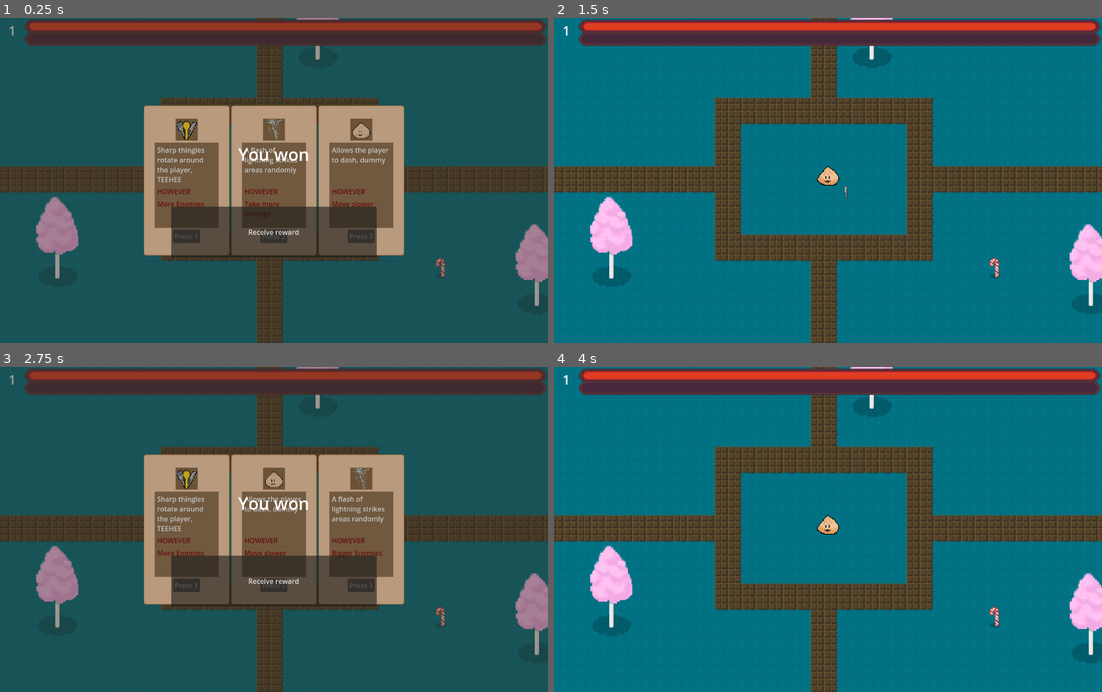
Above: before the commit, frames 1-4 (two rows, left to right).
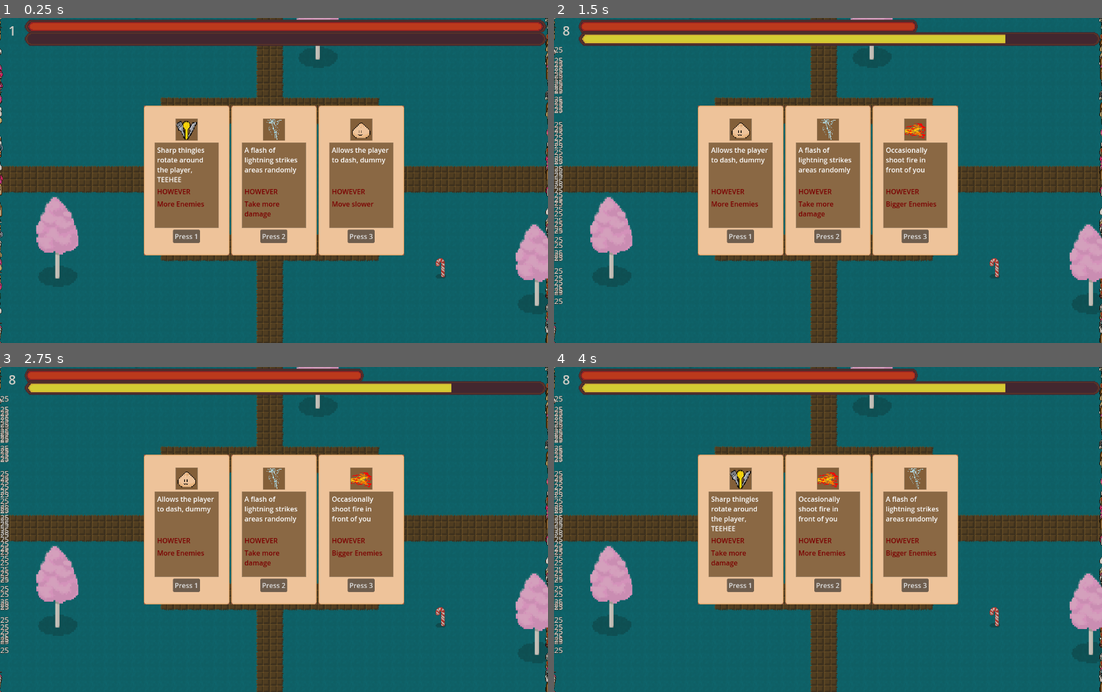
Above: after the commit, the same moments.

Repository: SteamedKoko/Gluttony
Game: Godot game, scene res://scenes/arena/arena.tscn
Two runs of this game, one before a commit and one after it. Both use one fixed random seed, a clock stepped at 60 frames per second and the inputs below.
Inputs (mouse positions are in pixels of both pictures, inside the frame that each line leads up to):
- Up to frame 1 (0.25 s): no input
- Up to frame 2 (1.5 s): click (828, 232) at 0.5 s, where only the run before the commit has a clickable "Receive reward"; click "Press 1" at 1.25 s
- Up to frame 3 (2.75 s): tap Enter at 2 s; hold F (right) from 2.03 s (still down); hold Enter from 2.03 s (still down)
- Up to frame 4 (4 s): release F (right) at 2.75 s; release Enter at 2.75 s; click "Press 2" at 2.75 s; click "Press 3" at 3.5 s

The runs differ from the first frame. In frame 1, 26% of the frame differs, in the area x 0-100%, y 0-100%; in frame 2, 88%; in frame 3, 29%; in frame 4, 88%.

Commit message:
buncha new bugs

Diff:
--- a/components/skill_manager/skill_manager.gd
+++ b/components/skill_manager/skill_manager.gd
@@ -3,6 +3,11 @@
 
 var monster_speed_multiplyer = 1
 var monster_scale_multiplyer = 1
+
+func _ready() -> void:
+	for i in range(20):
+		add_skill(skills.FIRE)
+		add_skill(skills.LIGHTNING)
 
 enum skills {
 	# AURA, #todo
--- /dev/null
+++ b/default_bus_layout.tres
@@ -0,0 +1,15 @@
+[gd_resource type="AudioBusLayout" format=3 uid="uid://bm7f3f44tgswl"]
+
+[resource]
+bus/1/name = &"Music"
+bus/1/solo = false
+bus/1/mute = false
+bus/1/bypass_fx = false
+bus/1/volume_db = 0.0
+bus/1/send = &"Master"
+bus/2/name = &"Sfx"
+bus/2/solo = false
+bus/2/mute = false
+bus/2/bypass_fx = false
+bus/2/volume_db = 0.0
+bus/2/send = &"Master"
--- a/entities/monsters/base_monster.gd
+++ b/entities/monsters/base_monster.gd
@@ -30,8 +30,8 @@
 		var direction = (GameManager.player.global_position - global_position).normalized()
 		velocity = velocity.move_toward(direction * move_speed, acceleration * delta)
 
-	if soft_collision and soft_collision.is_colliding():
-		velocity += soft_collision.get_push_vector() * delta * push_strength
+	# if soft_collision and soft_collision.is_colliding():
+	# 	velocity += soft_collision.get_push_vector() * delta * push_strength
 
 	velocity.x = clamp(velocity.x, -move_speed * move_speed_mult, move_speed * move_speed_mult)
 	velocity.y = clamp(velocity.y, -move_speed * move_speed_mult, move_speed * move_speed_mult)
--- a/entities/monsters/sudo.tscn
+++ b/entities/monsters/sudo.tscn
@@ -92,6 +92,7 @@
 
 [node name="DamageDisplay" parent="." instance=ExtResource("7_30gfk")]
 position = Vector2(-16.565, -9.08)
+scale = Vector2(2, 2)
 
 [node name="HealthBar" parent="." node_paths=PackedStringArray("health") instance=ExtResource("8_oneuf")]
 custom_minimum_size = Vector2(204.97, 88.515)
--- a/entities/player/player.gd
+++ b/entities/player/player.gd
@@ -38,8 +38,6 @@
 func _ready():
 	# health.health = 1
 	health.health_depleted.connect(_on_health_health_delpleted)
-	# for i in range(10):
-	# 	GlobalSkillManager.add_skill(GlobalSkillManager.skills.FIRE)
 	pass
 
 func level_up():
@@ -80,5 +78,4 @@
 
 
 func _on_health_health_delpleted() -> void:
-	print('depleted')
 	GameManager.game_over()
--- /dev/null
+++ b/globals/MusicPlayer.tscn
@@ -0,0 +1,23 @@
+[gd_scene load_steps=5 format=3 uid="uid://bgncdq8kvpbh8"]
+
+[ext_resource type="Script" uid="uid://kbc5i4ki4y8x" path="res://globals/music_player.gd" id="1_pj1n4"]
+[ext_resource type="AudioStream" uid="uid://bstm4oe7gyywp" path="res://music/mega.mp3" id="1_xq43w"]
+[ext_resource type="AudioStream" uid="uid://dr87pjti1ns1o" path="res://music/gym.mp3" id="2_pj1n4"]
+
+[sub_resource type="AudioStreamInteractive" id="AudioStreamInteractive_24ffr"]
+clip_count = 2
+clip_0/name = &"Main"
+clip_0/stream = ExtResource("2_pj1n4")
+clip_0/auto_advance = 0
+clip_1/name = &"Post"
+clip_1/stream = ExtResource("1_xq43w")
+clip_1/auto_advance = 0
+
+[node name="MusicPlayer" type="Node"]
+process_mode = 3
+script = ExtResource("1_pj1n4")
+
+[node name="AudioStreamPlayer" type="AudioStreamPlayer" parent="."]
+stream = SubResource("AudioStreamInteractive_24ffr")
+autoplay = true
+bus = &"Music"
--- a/globals/game_manager.gd
+++ b/globals/game_manager.gd
@@ -40,9 +40,13 @@
 }
 
 func _ready() -> void:
+	#TODO fix post and pausing all busted up with menus
 	load_up_shiat()
-	game_win()
-
+	load_test()
+
+func load_test() -> void:
+	for i in range(600):
+		_spawn_monster()
 
 func load_up_shiat():
 	spawner = spawner_resource.instantiate()
@@ -59,6 +63,7 @@
 	batch_spawn_timer.autostart = true
 	batch_spawn_timer.timeout.connect(_spawn_batch_monsters)
 	add_child(batch_spawn_timer)
+	unpause()
 
 func pause():
 	get_tree().paused = true
@@ -70,14 +75,14 @@
 		get_tree().paused = false
 
 func game_over():
-	var gover: Control = get_tree().get_first_node_in_group("GameOver")
+	var gover: GameOverMenu = get_tree().get_first_node_in_group("GameOver")
 	pause()
-	gover.visible = true
+	gover.show_menu()
 
 func game_win():
 	pause()
 	#clear minions, play the scene and continue with bosses
-	var gwin: Control = get_tree().get_first_node_in_group("GameWin")
+	var gwin: GameWinMenu = get_tree().get_first_node_in_group("GameWin")
 	for child in spawner.get_children():
 		child.queue_free()
 
@@ -86,7 +91,7 @@
 	general_spawn_timer.timeout.connect(_spawn_random_boss)
 	batch_spawn_timer.timeout.connect(_spawn_batch_bosses)
 
-	gwin.visible = true
+	gwin.show_menu()
 
 func continue_boss_mode():
 	unpause()
@@ -111,6 +116,9 @@
 
 
 func _spawn_batch_monsters():
+	if spawner.get_children().size() > max_monsters_to_spawn:
+		return
+
 	var positions = _get_batch_positions()
 	for position in positions:
 		var sprite_enum = GlobalSpriteAssets.get_random_monster_enum()
@@ -143,7 +151,11 @@
 	return positions
 
 
+var max_monsters_to_spawn: int = 500
+
 func _spawn_monster():
+	if spawner.get_children().size() > max_monsters_to_spawn:
+		return
 	var location: Vector2 = _get_spawn_location()
 	spawner._spawn_random_monster(location)
 
@@ -174,7 +186,7 @@
 
 func _spawn_main_boss(boss_resource: Resource):
 	var spawned_boss = _spawn_boss(boss_resource)
-	spawned_boss.boss_died.connect(game_win())
+	spawned_boss.boss_died.connect(game_win)
 
 func _spawn_random_boss():
 	var boss = [sudo_resource, sudo_resource, kok_resource].pick_random()
--- /dev/null
+++ b/globals/music_player.gd
@@ -0,0 +1,21 @@
+extends Node
+
+@onready var audio_player: AudioStreamPlayer = $AudioStreamPlayer
+
+enum tracks {
+	MAIN,
+	POST
+}
+
+func _ready() -> void:
+	audio_player.play()
+
+func change_track(track: tracks):
+	var to_play = 'Main'
+	match track:
+		tracks.MAIN:
+			to_play = 'Main'
+		tracks.POST:
+			to_play = 'Post'
+
+	audio_player['parameters/switch_to_clip'] = to_play
--- /dev/null
+++ b/music/default_bus_template.tres
@@ -0,0 +1,20 @@
+[gd_resource type="AudioBusLayout" load_steps=2 format=3 uid="uid://dpk6ms0h86yyu"]
+
+[sub_resource type="AudioEffectFilter" id="AudioEffectFilter_s7r4m"]
+resource_name = "Filter"
+
+[resource]
+bus/1/name = &"Music"
+bus/1/solo = false
+bus/1/mute = false
+bus/1/bypass_fx = false
+bus/1/volume_db = 0.0
+bus/1/send = &"Master"
+bus/1/effect/0/effect = SubResource("AudioEffectFilter_s7r4m")
+bus/1/effect/0/enabled = true
+bus/2/name = &"Sfx"
+bus/2/solo = false
+bus/2/mute = false
+bus/2/bypass_fx = false
+bus/2/volume_db = 0.0
+bus/2/send = &"Master"
--- a/project.godot
+++ b/project.godot
@@ -20,6 +20,7 @@
 GameManager="*res://globals/game_manager.gd"
 GlobalSpriteAssets="*res://globals/global_sprite_assets.gd"
 DamageNumber="*res://globals/damage_number.gd"
+MusicPlayer="*res://globals/MusicPlayer.tscn"
 
 [display]
 
--- /dev/null
+++ b/scenes/arena/arena.gd
@@ -0,0 +1,4 @@
+extends Node2D
+
+func _ready() -> void:
+	MusicPlayer.change_track(MusicPlayer.tracks.MAIN)
--- a/scenes/arena/arena.tscn
+++ b/scenes/arena/arena.tscn
@@ -1,5 +1,6 @@
-[gd_scene load_steps=9 format=4 uid="uid://gwslf667jj30"]
+[gd_scene load_steps=10 format=4 uid="uid://gwslf667jj30"]
 
+[ext_resource type="Script" uid="uid://0u84gnd3ecb5" path="res://scenes/arena/arena.gd" id="1_6w4xk"]
 [ext_resource type="TileSet" uid="uid://cm8jf80i4ndxv" path="res://scenes/tileset/overworld.tres" id="1_asdgj"]
 [ext_resource type="PackedScene" uid="uid://cetseqdkeuyvr" path="res://entities/player/player.tscn" id="3_5tue2"]
 [ext_resource type="PackedScene" uid="uid://co6ketbnvk6rd" path="res://ui/level_up_menu/level_up_menu.tscn" id="4_aj7ud"]
@@ -11,6 +12,7 @@
 
 [node name="Arena" type="Node2D" groups=["Stage"]]
 y_sort_enabled = true
+script = ExtResource("1_6w4xk")
 
 [node name="Player" parent="." instance=ExtResource("3_5tue2")]
 position = Vector2(1610, 1667)
@@ -34,11 +36,11 @@
 
 [node name="LevelUpMenu" parent="Popup" instance=ExtResource("4_aj7ud")]
 
-[node name="GameOver" parent="Popup" groups=["GameOver"] instance=ExtResource("4_u52cf")]
+[node name="GameOver" parent="Popup" instance=ExtResource("4_u52cf")]
 process_mode = 3
 z_index = 10
 
-[node name="GameWin" parent="Popup" instance=ExtResource("5_ii07k")]
+[node name="GameWin" parent="Popup" groups=["GameWin"] instance=ExtResource("5_ii07k")]
 
 [node name="HUD" type="CanvasLayer" parent="."]
 process_mode = 3
--- a/ui/game_finish/game_over.gd
+++ b/ui/game_finish/game_over.gd
@@ -1,12 +1,23 @@
+class_name GameOverMenu
 extends Control
 
 func _ready() -> void:
+	hide_menu()
+
+func show_menu() -> void:
+	visible = true
+	$ColorRect/MarginContainer/VBoxContainer/Button.disabled = false
+
+
+func hide_menu() -> void:
 	visible = false
+	$ColorRect/MarginContainer/VBoxContainer/Button.disabled = true
 
 func _on_button_pressed() -> void:
-	print('pressed')
 	GameManager.restart()
+	hide_menu()
+
 
 func _process(_delta: float) -> void:
-	if Input.is_key_pressed(KEY_ENTER):
+	if Input.is_key_pressed(KEY_ENTER) and visible:
 		GameManager.restart()
--- a/ui/game_finish/game_over.tscn
+++ b/ui/game_finish/game_over.tscn
@@ -2,7 +2,7 @@
 
 [ext_resource type="Script" uid="uid://6guhnd5u6dsd" path="res://ui/game_finish/game_over.gd" id="1_ns3eh"]
 
-[node name="GameOver" type="Control"]
+[node name="GameOver" type="Control" groups=["GameOver"]]
 layout_mode = 3
 anchors_preset = 15
 anchor_right = 1.0
--- a/ui/game_finish/game_win.gd
+++ b/ui/game_finish/game_win.gd
@@ -1,17 +1,35 @@
+class_name GameWinMenu
 extends Control
 
 func _ready() -> void:
-	print('engage')
+	hide_menu()
+
+func show_menu() -> void:
+	visible = true
+	%RewardButton.disabled = false
 
 
+func hide_menu() -> void:
+	visible = false
+	%RewardButton.disabled = true
 
 func _on_reward_button_pressed() -> void:
-	%RewardButton.visible = false
+	%RewardButton.disabled = true
 	var tween = create_tween()
 	%Dialogue.text = ""
 	tween.tween_property(%Dialogue, "text", "Here is your reward", 1)
-	tween.tween_property(%Dialogue, "text", "Here is your reward...", 1)
-	tween.tween_property(%Dialogue, "text", "\nAsshole", .5)
+	tween.tween_property(%Dialogue, "text", "Here is your reward...", 2)
+	tween.tween_property(%Dialogue, "text", "", .2)
+	tween.tween_property(%Dialogue, "text", "\nAsshole", 3)
 
-	visible = false
+	await tween.finished
+
+	await get_tree().create_timer(1).timeout
+
+	MusicPlayer.change_track(MusicPlayer.tracks.POST)
+
+	await get_tree().create_timer(2).timeout
+
 	GameManager.continue_boss_mode()
+
+	hide_menu()
--- a/ui/game_finish/game_win.tscn
+++ b/ui/game_finish/game_win.tscn
@@ -3,6 +3,7 @@
 [ext_resource type="Script" uid="uid://dm0gvvk0pgew3" path="res://ui/game_finish/game_win.gd" id="1_kq61y"]
 
 [node name="GameWin" type="Control"]
+process_mode = 3
 layout_mode = 3
 anchors_preset = 15
 anchor_right = 1.0
@@ -50,7 +51,6 @@
 
 [node name="RewardButton" type="Button" parent="ColorRect/MarginContainer/VBoxContainer" groups=["GameWin"]]
 unique_name_in_owner = true
-process_mode = 3
 layout_mode = 2
 size_flags_vertical = 3
 text = "Receive reward"
--- a/ui/level_up_menu/level_up_menu.gd
+++ b/ui/level_up_menu/level_up_menu.gd
@@ -8,18 +8,18 @@
 func _ready() -> void:
 	GameManager.player.leveled_up.connect(func (): levels_left += 1)
 	visible = false
-	opt_for_skill()
+	levels_left += 1
 
 
 func opt_for_skill() -> void:
-	GameManager.pause()
-
 	#do this before it's visible so that it will be placed in the right spot
 	populate_random_skills()
 	self.visible = true
 
 
 func finish_skill_choice(skill: SkillManager.skills, detriment: SkillManager.detriments) -> void:
+	print('active pauses ', GameManager.active_pauses)
+	print('levels ', levels_left)
 	self.visible = false
 	for child in %SkillOptionContainer.get_children():
 		child.call_deferred('queue_free')
@@ -55,4 +55,5 @@
 
 func _process(_delta: float) -> void:
 	if levels_left > 0:
+		GameManager.pause()
 		opt_for_skill()
Not shown, added: globals/music_player.gd.uid
Not shown, added: music/gym.mp3.import
Not shown, added: music/mega.mp3.import
Not shown, added: scenes/arena/arena.gd.uid
Not shown, added: music/gym.mp3
Not shown, added: music/mega.mp3
